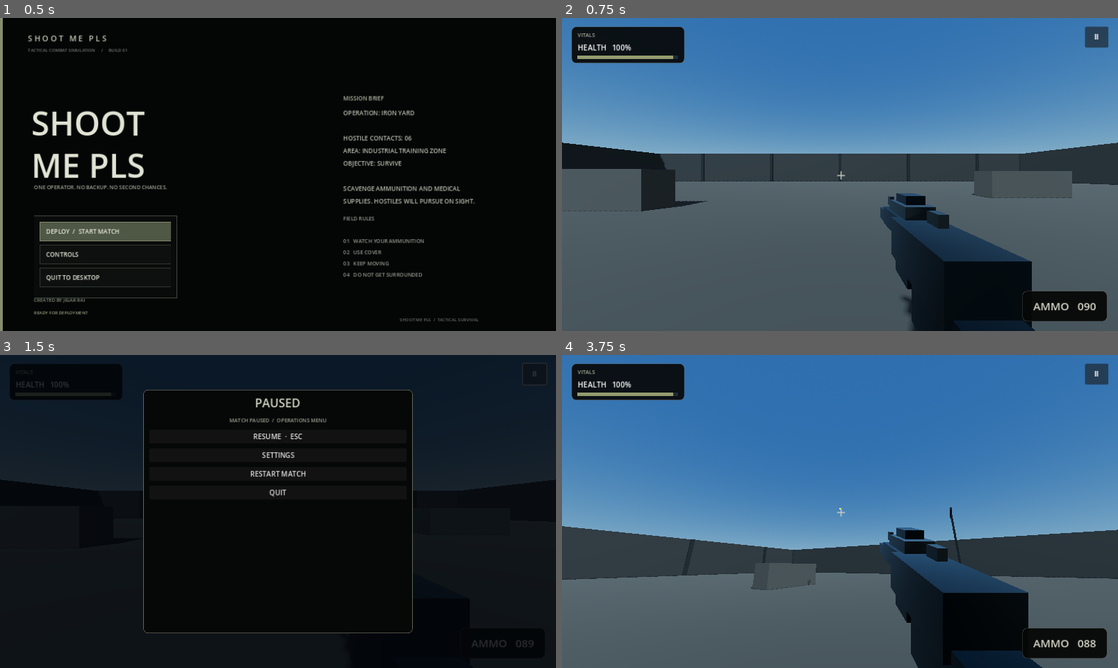
Above: before the commit, frames 1-4 (two rows, left to right).
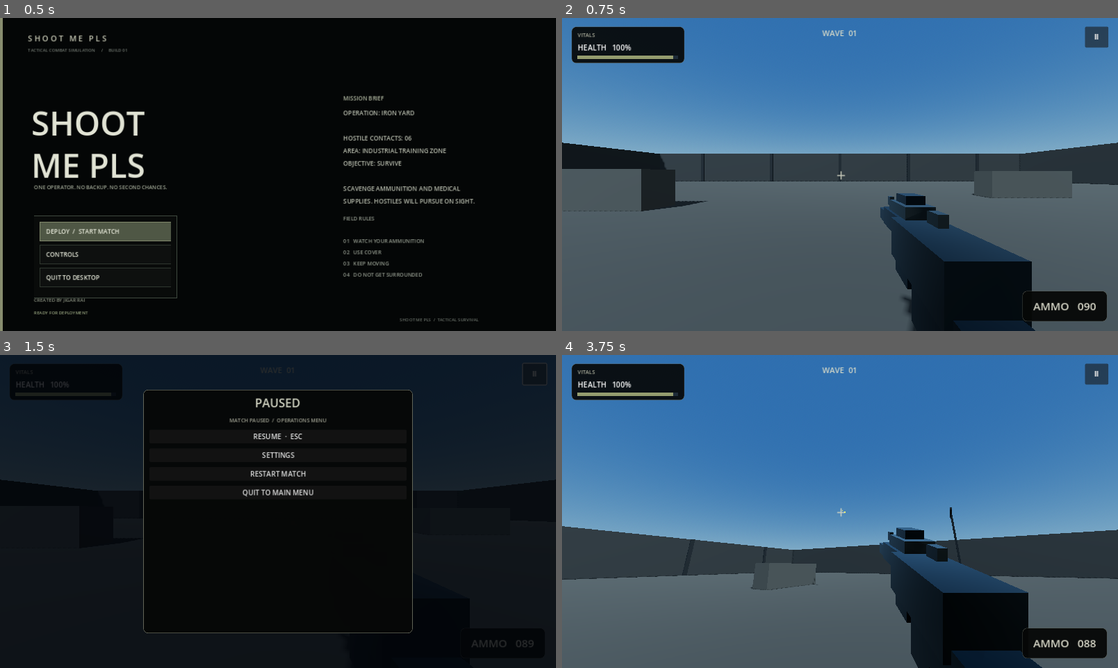
Above: after the commit, the same moments.

Repository: Jigar1234Nob/shootmepls
Game: Godot game, scene res://Scenes/Main.tscn
Same seed, same stepped clock (60 frames per second), same inputs: the game is played once before the commit and once after it.
Inputs (mouse positions are in pixels of both pictures, inside the frame that each line leads up to):
- Up to frame 1 (0.5 s): no input
- Up to frame 2 (0.75 s): click "DEPLOY / START MATCH" at 0.5 s
- Up to frame 3 (1.5 s): click "Ⅱ" at 1.25 s
- Up to frame 4 (3.75 s): click "RESTART MATCH" at 2 s; click "DEPLOY / START MATCH" at 2.75 s; tap Enter at 3.5 s; move the mouse to (867, 511) at 3.52 s; press the mouse at (867, 511) at 3.53 s; hold W (move_forward) from 3.53 s (still down)

Frame 1 is identical in both runs. In frame 2, less than 0.1% of the frame differs, in the area x 46-53%, y 3-6%; in frame 3, 0.2%, in the area x 43-57%, y 4-46%; in frame 4, less than 0.1%.
Error in both runs: Invalid assignment of property or key 'is_boss' with value of type 'bool' on a base object of type 'CharacterBody3D (EnemyBean.gd)'. (res://Scripts/Game.gd:224)

Commit message:
Fix controller sensitivity, muzzle firing, death restart and quit to menu

Diff:
--- a/Scripts/Player.gd
+++ b/Scripts/Player.gd
@@ -38,6 +38,7 @@
 var health_bar: ColorRect
 var health_fill: ColorRect
 var ammo_label: Label
+var wave_hud: Label
 var pause_layer: Control
 var paused := false
 var bob_time := 0.0
@@ -168,6 +169,15 @@
 	ammo_label.add_theme_font_size_override("font_size", 25)
 	ammo_label.add_theme_color_override("font_color", Color(0.84, 0.84, 0.78))
 	ammo_panel.add_child(ammo_label)
+
+	wave_hud = Label.new()
+	wave_hud.text = "WAVE  01"
+	wave_hud.set_anchors_preset(Control.PRESET_TOP_WIDE)
+	wave_hud.position = Vector2(0, 22)
+	wave_hud.horizontal_alignment = HORIZONTAL_ALIGNMENT_CENTER
+	wave_hud.add_theme_font_size_override("font_size", 18)
+	wave_hud.add_theme_color_override("font_color", Color(0.82, 0.84, 0.78))
+	root.add_child(wave_hud)
 
 	var cross := Label.new()
 	cross.text = "＋"
@@ -299,8 +309,15 @@
 	restart.pressed.connect(func(): get_tree().paused = false; get_tree().reload_current_scene())
 	pause_menu_box.add_child(restart)
 	var quit := Button.new()
-	quit.text = "QUIT"
-	quit.pressed.connect(func(): get_tree().quit())
+	quit.text = "QUIT TO MAIN MENU"
+	quit.pressed.connect(func():
+		get_tree().paused = false
+		var game_root := get_tree().current_scene
+		if game_root and game_root.has_method("return_to_menu"):
+			game_root.return_to_menu()
+		else:
+			get_tree().reload_current_scene()
+	)
 	pause_menu_box.add_child(quit)
 
 	settings_panel = VBoxContainer.new()
@@ -396,6 +413,13 @@
 	pitch = clamp(pitch - delta.y * mouse_sensitivity, -1.35, 1.35)
 	camera_pivot.rotation.x = pitch
 
+func _aim_controller(stick: Vector2, delta: float) -> void:
+	# Controller sensitivity is an independent multiplier, not the mouse slider.
+	var response := 0.0022 * controller_aim_sensitivity * 60.0 * delta
+	rotate_y(-stick.x * response)
+	pitch = clamp(pitch - stick.y * response, -1.35, 1.35)
+	camera_pivot.rotation.x = pitch
+
 func _physics_process(delta: float) -> void:
 	if paused:
 		return
@@ -404,7 +428,7 @@
 		var right_x := Input.get_joy_axis(controller, JOY_AXIS_RIGHT_X)
 		var right_y := Input.get_joy_axis(controller, JOY_AXIS_RIGHT_Y)
 		if absf(right_x) > controller_deadzone or absf(right_y) > controller_deadzone:
-			_aim(Vector2(right_x, right_y) * controller_aim_sensitivity * delta * 60.0)
+			_aim_controller(Vector2(right_x, right_y), delta)
 	fire_cooldown = maxf(0.0, fire_cooldown - delta)
 	var controller_fire := controller >= 0 and (Input.is_joy_button_pressed(controller, controller_fire_button) or Input.is_joy_button_pressed(controller, controller_fire_alt_button))
 	if (Input.is_action_pressed("fire") or mobile_fire or controller_fire) and fire_cooldown <= 0:
@@ -444,7 +468,9 @@
 	_update_hud()
 	var bullet = preload("res://Scripts/Bullet.gd").new()
 	bullet.direction = -camera.global_transform.basis.z
-	bullet.global_position = camera.global_position + bullet.direction * 0.85
+	# Place the projectile at the rifle's muzzle, not inside the camera/player.
+	var muzzle_local := gun_home + Vector3(0.0, 0.015, -0.88)
+	bullet.global_position = camera.to_global(muzzle_local)
 	get_tree().current_scene.add_child(bullet)
 
 func take_damage(amount: float) -> void:
@@ -455,9 +481,11 @@
 		var tween := create_tween()
 		tween.tween_property(damage_flash, "color:a", 0.0, 0.28)
 	if health <= 0:
-		paused = true
-		get_tree().paused = true
-		pause_layer.visible = true
+		set_physics_process(false)
+		set_process_unhandled_input(false)
+		var game_root := get_tree().current_scene
+		if game_root and game_root.has_method("player_died"):
+			game_root.player_died()
 
 func heal(amount: float) -> void:
 	health = minf(max_health, health + amount)
@@ -466,6 +494,10 @@
 func add_ammo(amount: int) -> void:
 	ammo += amount
 	_update_hud()
+
+func set_wave(wave: int) -> void:
+	if is_instance_valid(wave_hud):
+		wave_hud.text = "WAVE  %02d" % wave
 
 func _update_hud() -> void:
 	if is_instance_valid(hud):
